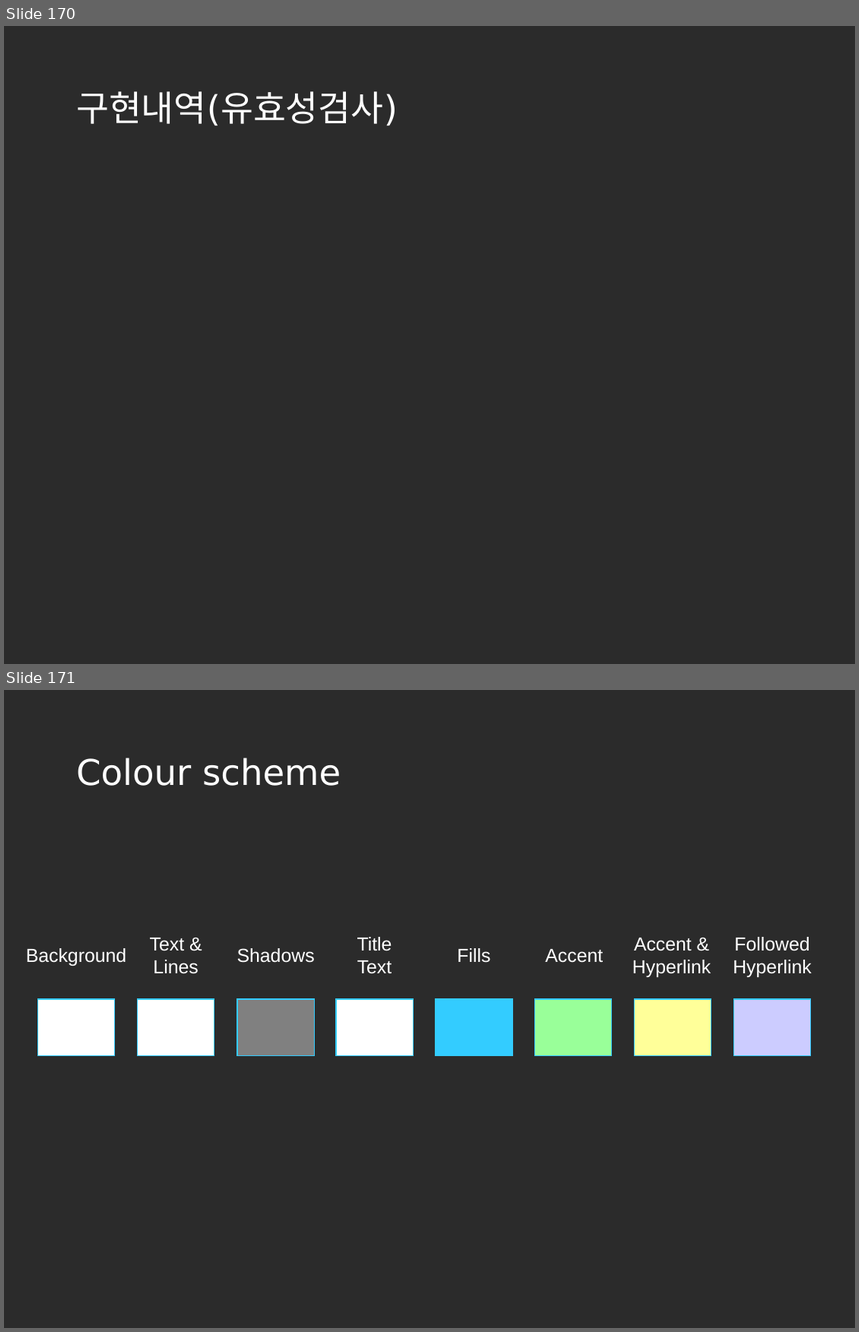
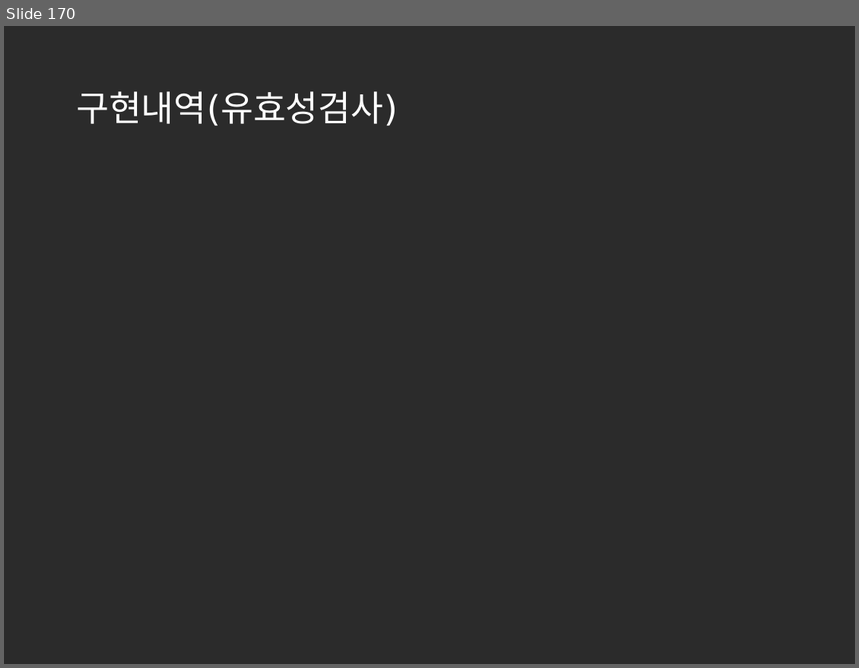
Before and after one commit to korea600/useful, a slide deck: Useful/UML/Presentation/useful_ppt_초안(수정중).pptx. Shown one above the other, each under a label of ours: slides 170 and 171 before the commit, slide 170 after it. The pictures are 859x1332 and 859x668 pixels, drawn with LibreOffice and Linux fonts; fonts in the diff are those of the drawing; background and template pictures are left out; a plain dark background stands for a picture behind light text. Boxes give left, top, right and bottom in pixels: in the first picture for what was removed or moved away, otherwise in the second. Text is boxed around its words. In the diff, an @@ line names an element or a change of style, - is before the commit and + after.

```diff
--- a/Useful/UML/Presentation/useful_ppt_초안(수정중).pptx
+++ b/Useful/UML/Presentation/useful_ppt_초안(수정중).pptx
@@ slide 171 removed at [4,690,855,1328], background picture (left out) @@
@@ title removed at [76,758,341,786] @@
-Colour scheme
@@ text removed at [150,938,198,974] @@
-Text &
-Lines
@@ text removed at [357,937,392,974] @@
-Title
-Text
@@ text removed at [633,938,711,977] @@
-Accent &
-Hyperlink
@@ text removed at [733,937,811,977] @@
-Followed
-Hyperlink
@@ text removed at [26,948,126,966] @@
-Background
@@ text removed at [237,948,315,963] @@
-Shadows
@@ text removed at [457,948,490,963] @@
-Fills
@@ text removed at [545,949,603,963] @@
-Accent
@@ rectangle removed at [38,999,115,1056] @@
@@ rectangle removed at [137,999,214,1056] @@
@@ rectangle removed at [237,999,314,1056] @@
@@ rectangle removed at [336,999,413,1056] @@
@@ rectangle removed at [436,999,512,1056] @@
@@ rectangle removed at [535,999,612,1056] @@
@@ rectangle removed at [635,999,712,1056] @@
@@ rectangle removed at [734,999,811,1056] @@
```
Also in this commit, not shown: 6 other slides removed.
